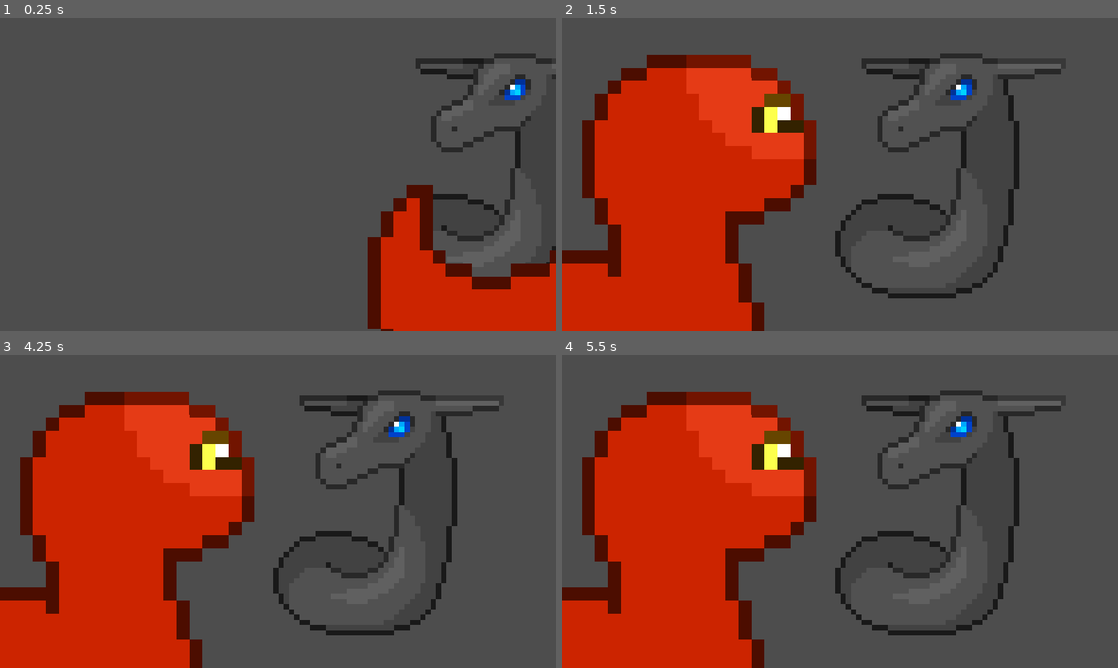
Above: before the commit, frames 1-4 (two rows, left to right).
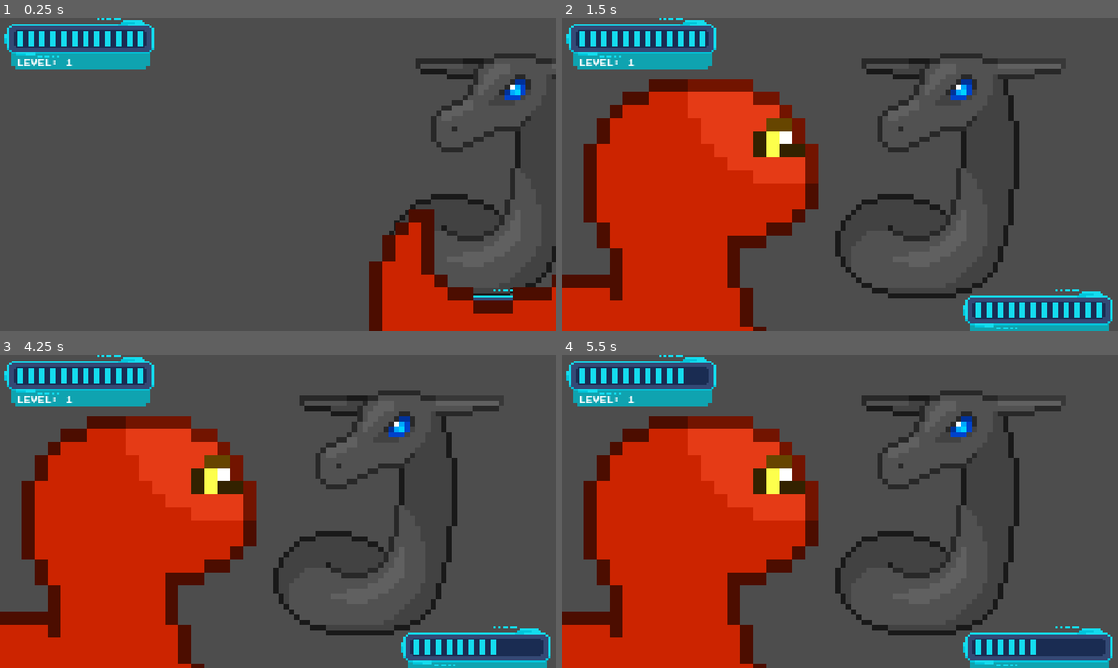
Above: after the commit, the same moments.

Repository: denvermullets/poke_battle
Game: Godot game, scene res://battle/battle.tscn
Two runs of this game, one before a commit and one after it. Both use one fixed random seed, a clock stepped at 60 frames per second and the inputs below.
Inputs:
- Up to frame 1 (0.25 s): no input
- Up to frame 2 (1.5 s): no input
- Up to frame 3 (4.25 s): tap Enter at 2, 3.5 s; tap Space at 2.75 s
- Up to frame 4 (5.5 s): tap Space at 5 s

The runs differ from the first frame. In frame 1, 8.1% of the frame differs, in the area x 0-100%, y 0-100%; in frame 2, 19%, in the area x 0-99%, y 0-100%; in frame 3, 19%; in frame 4, 19%.

Commit message:
feat(health): connect health bar

Diff:
--- a/ClassStats/EnemyClassStats.tres
+++ b/ClassStats/EnemyClassStats.tres
@@ -4,8 +4,8 @@
 
 [resource]
 script = ExtResource("1_u4vsk")
-name = "Jon Bon Giovini"
-max_health = 25
-attack = 8
-defense = 45
+name = "Enemy"
+attack = 10
+defense = 8
 speed = 8
+max_health = 8
--- /dev/null
+++ b/ClassStats/PlayerClassStats.gd
@@ -0,0 +1,13 @@
+extends ClassStats
+class_name PlayerClassStats
+
+const MAX_EXPERIENCE := 100
+
+# var stats: ClassStats: set = set_stats
+var experience := 0: set = set_experience
+
+func set_experience(value: int) -> void:
+  experience = value
+  while experience >= MAX_EXPERIENCE:
+    experience = experience - MAX_EXPERIENCE
+    level += 1
--- a/ClassStats/PlayerClassStats.tres
+++ b/ClassStats/PlayerClassStats.tres
@@ -1,11 +1,11 @@
-[gd_resource type="Resource" script_class="ClassStats" load_steps=2 format=3 uid="uid://dhd4hycfylgd2"]
+[gd_resource type="Resource" script_class="PlayerClassStats" load_steps=2 format=3 uid="uid://dhd4hycfylgd2"]
 
-[ext_resource type="Script" path="res://ClassStats/ClassStats.gd" id="1_7brb3"]
+[ext_resource type="Script" path="res://ClassStats/PlayerClassStats.gd" id="1_70deq"]
 
 [resource]
-script = ExtResource("1_7brb3")
+script = ExtResource("1_70deq")
 name = "John Tesh"
-max_health = 10
 attack = 10
-defense = 10
-speed = 5
+defense = 20
+speed = 8
+max_health = 25
--- a/UI/BattleUnitInfo.gd
+++ b/UI/BattleUnitInfo.gd
@@ -1,3 +1,20 @@
 extends Control
 
-var stats
+var stats: ClassStats: set = set_stats
+@onready var health_bar := $HealthBar
+@onready var level_label := $LevelLabel
+
+func set_stats(value: ClassStats) -> void:
+  stats = value
+  connect_stats()
+
+func connect_stats() -> void:
+  if stats is ClassStats:
+    stats.health_changed.connect(_on_stats_health_changed)
+    health_bar.set_bar_value(stats.health, stats.max_health)
+    level_label.text = 'level: ' + str(stats.level)
+  else:
+    return
+
+func _on_stats_health_changed() -> void:
+  health_bar.animate_bar(stats.health, stats.max_health)
--- a/UI/BattleUnitInfo.tscn
+++ b/UI/BattleUnitInfo.tscn
@@ -1,16 +1,38 @@
-[gd_scene load_steps=3 format=3 uid="uid://4y6mhnnjxk78"]
+[gd_scene load_steps=5 format=3 uid="uid://4y6mhnnjxk78"]
 
 [ext_resource type="PackedScene" uid="uid://t37a8ywr5a15" path="res://UI/ValueBar.tscn" id="1_3pa2u"]
 [ext_resource type="Script" path="res://UI/BattleUnitInfo.gd" id="1_le8kb"]
+[ext_resource type="Theme" uid="uid://dtfljjvv3jual" path="res://UI/DefaultTheme.tres" id="1_wxkoy"]
+[ext_resource type="Texture2D" uid="uid://drhf23lrt0o0f" path="res://UI/UI_Hologram_Fillbar_Filler_04a.png" id="3_l8gor"]
 
 [node name="BattleUnitInfo" type="Control"]
 layout_mode = 3
 anchors_preset = 0
 offset_right = 536.0
 offset_bottom = 218.0
+theme = ExtResource("1_wxkoy")
 script = ExtResource("1_le8kb")
+
+[node name="Shadow" type="TextureRect" parent="."]
+self_modulate = Color(0.741176, 0.741176, 0.741176, 1)
+layout_mode = 0
+offset_left = 32.0
+offset_top = -32.0
+offset_right = 512.0
+offset_bottom = 344.0
+texture = ExtResource("3_l8gor")
 
 [node name="HealthBar" parent="." instance=ExtResource("1_3pa2u")]
 layout_mode = 0
 offset_top = -3.0
 offset_bottom = 70.0
+
+[node name="LevelLabel" type="Label" parent="."]
+layout_mode = 0
+offset_left = 52.0
+offset_top = 184.0
+offset_right = 484.0
+offset_bottom = 224.0
+scale = Vector2(1.5, 1.5)
+text = "Level: 100"
+uppercase = true
--- /dev/null
+++ b/UI/CustomFont.tres
@@ -0,0 +1,6 @@
+[gd_resource type="FontVariation" load_steps=2 format=3 uid="uid://ckc8i00srxeg5"]
+
+[ext_resource type="FontFile" uid="uid://dljys4yg3c7n5" path="res://UI/font.ttf" id="1_ldp83"]
+
+[resource]
+base_font = ExtResource("1_ldp83")
--- /dev/null
+++ b/UI/DefaultTheme.tres
@@ -0,0 +1,6 @@
+[gd_resource type="Theme" load_steps=2 format=3 uid="uid://dtfljjvv3jual"]
+
+[ext_resource type="FontVariation" uid="uid://ckc8i00srxeg5" path="res://UI/CustomFont.tres" id="1_hjj0r"]
+
+[resource]
+default_font = ExtResource("1_hjj0r")
--- /dev/null
+++ b/UI/PanelStyleBox.tres
@@ -0,0 +1,16 @@
+[gd_resource type="Theme" load_steps=4 format=3 uid="uid://cckc7rnd5ioko"]
+
+[ext_resource type="Texture2D" uid="uid://b3cris7q4y3l5" path="res://UI/UI_Gradient_Banner.png" id="1_nskqw"]
+[ext_resource type="FontVariation" uid="uid://ckc8i00srxeg5" path="res://UI/CustomFont.tres" id="2_vc0ag"]
+
+[sub_resource type="StyleBoxTexture" id="StyleBoxTexture_tfply"]
+content_margin_left = 0.0
+content_margin_top = 0.0
+content_margin_right = 0.0
+content_margin_bottom = 0.0
+texture = ExtResource("1_nskqw")
+region_rect = Rect2(5, 5, 86, 22)
+
+[resource]
+default_font = ExtResource("2_vc0ag")
+PanelContainer/styles/panel = SubResource("StyleBoxTexture_tfply")
--- a/UI/ValueBar.gd
+++ b/UI/ValueBar.gd
@@ -6,19 +6,20 @@
 
 var bar_value: float = 0.0
 
-func _ready():
-  await animate_bar(95, 100)
-  await animate_bar(75, 100)
-  await animate_bar(25, 100)
-  await animate_bar(75, 100)
-  await animate_bar(15, 100)
-  await animate_bar(50, 100)
+#func _ready():
+#  await animate_bar(95, 100)
+#  await animate_bar(75, 100)
+#  await animate_bar(25, 100)
+#  await animate_bar(75, 100)
+#  await animate_bar(15, 100)
+#  await animate_bar(50, 100)
 
 
 func set_bar_value(value: float, max_value: float) -> void:
   bar_value = (value / max_value) * 100.0
 
 func set_value(value: float, max_value: float) -> void:
+  print('hi?')
   set_bar_value(value, max_value)
   actual_value.value = bar_value
 
--- a/battle/battle.gd
+++ b/battle/battle.gd
@@ -7,8 +7,12 @@
 @onready var enemy_battle_unit: BattleUnit = $Enemy/EnemyBattleUnit
 @onready var animation_player = $AnimationPlayer
 @onready var timer = $Timer
+@onready var player_battle_unit_info = $BattleUI/PlayerBattleUnitInfo
+@onready var enemy_battle_unit_info = $BattleUI/EnemyBattleUnitInfo
 
 func _ready():
+  player_battle_unit_info.stats = player_battle_unit.stats
+  enemy_battle_unit_info.stats = enemy_battle_unit.stats
   await animation_player.animation_finished
   turnManager.ally_turn_started.connect(_on_ally_turn_started)
   #  turnManager.ally_turn_ended.connect(_on_ally_turn_ended)
@@ -36,5 +40,4 @@
   enemy_battle_unit.melee_attack(enemy_battle_unit)
 
 func _on_turn_over() -> void:
-  print('turn over')
   turnManager.advance_turn()
--- a/battle/battle.tscn
+++ b/battle/battle.tscn
@@ -6,6 +6,7 @@
 [ext_resource type="Script" path="res://battle/battle_unit.gd" id="3_ubyqf"]
 [ext_resource type="Resource" uid="uid://dhd4hycfylgd2" path="res://ClassStats/PlayerClassStats.tres" id="4_qamhv"]
 [ext_resource type="Resource" uid="uid://1urq1rm5mo2b" path="res://ClassStats/EnemyClassStats.tres" id="5_pua2k"]
+[ext_resource type="PackedScene" uid="uid://4y6mhnnjxk78" path="res://UI/BattleUnitInfo.tscn" id="7_8fraw"]
 
 [sub_resource type="Animation" id="Animation_vl2y2"]
 length = 0.001
@@ -79,7 +80,7 @@
 motion_scale = Vector2(1.2, 1.2)
 
 [node name="Sprite2D" type="Sprite2D" parent="foreground/player"]
-position = Vector2(-1416, -1043)
+position = Vector2(-1410, -960)
 scale = Vector2(15, 15)
 texture = ExtResource("3_emcef")
 centered = false
@@ -95,3 +96,17 @@
 }
 
 [node name="Timer" type="Timer" parent="."]
+
+[node name="BattleUI" type="CanvasLayer" parent="."]
+
+[node name="PlayerBattleUnitInfo" parent="BattleUI" instance=ExtResource("7_8fraw")]
+offset_left = 7.0
+offset_top = -38.0
+offset_right = 543.0
+offset_bottom = 180.0
+
+[node name="EnemyBattleUnitInfo" parent="BattleUI" instance=ExtResource("7_8fraw")]
+offset_left = 1376.0
+offset_top = 899.0
+offset_right = 1912.0
+offset_bottom = 1117.0
--- a/battle/battle_unit.gd
+++ b/battle/battle_unit.gd
@@ -7,14 +7,11 @@
 func deal_damage(target: BattleUnit) -> void:
   var target_defense = (1 - target.stats.defense * 0.05)
   var damage = ((stats.level * 3 + target_defense) / 2) * (stats.attack / 5)
-  print('damage dealt ', damage)
   target.stats.health -= damage
-  print('health remaining ', target.stats.health)
 
 func melee_attack(target: BattleUnit) -> void:
   turnStack.add_node(self)
   # do stuff \\\\\
-  print("Attack")
   deal_damage(target)
   target.take_hit(self)
   # do stuff \\\\\
@@ -23,12 +20,9 @@
 func take_hit(attacker: BattleUnit) -> void:
   turnStack.add_node(self)
   # do stuff \\\\\
-  print("Taking hit")
   if stats.health == 0:
+    turnStack.remove_node(self)
     queue_free()
     return
   # do stuff \\\\\
   turnStack.remove_node(self)
-
-func _exit_tree() ->void:
-  turnStack.remove_node(self)
--- a/project.godot
+++ b/project.godot
@@ -24,6 +24,7 @@
 
 window/size/viewport_width=1920
 window/size/viewport_height=1080
+window/size/resizable=false
 window/stretch/mode="canvas_items"
 
 [rendering]
Binary file added: UI/UI_Gradient_Banner.png
Not shown, added: UI/UI_Gradient_Banner.png.import
Binary file added: UI/font.ttf
Not shown, added: UI/font.ttf.import
Not shown: 1 places in battle/battle.tscn that only renumber resources
